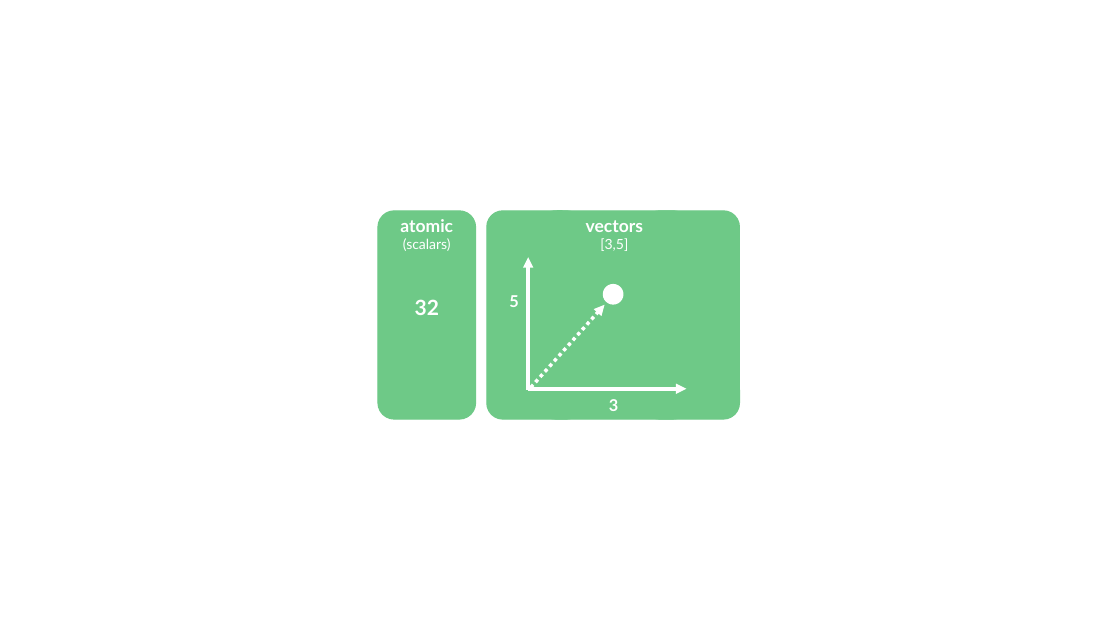
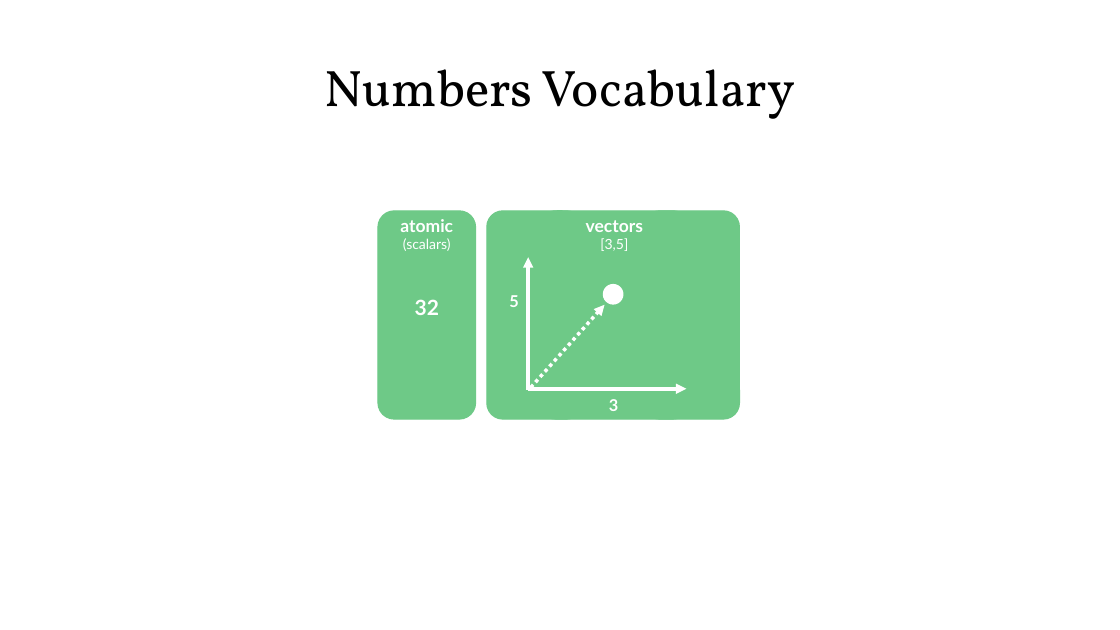
Before and after one commit to PracticumAI/cnn, a slide deck: slide 14 of presentations/01_cnn_intro.pptx. Drawn at 1120x630 pixels with LibreOffice and Linux fonts; fonts in the diff are those of the drawing. Boxes give left, top, right and bottom in pixels: in the first picture for what was removed or moved away, otherwise in the second. Text is boxed around its words. In the diff, an @@ line names an element or a change of style, - is before the commit and + after.

```diff
--- a/presentations/01_cnn_intro.pptx
+++ b/presentations/01_cnn_intro.pptx
@@ title added at box(325, 69, 795, 119), 44 pt, text #000000 @@
+Numbers Vocabulary
```
Also in this commit, not shown: 1 other slide changed, 1 slide added, 1 slide removed.
